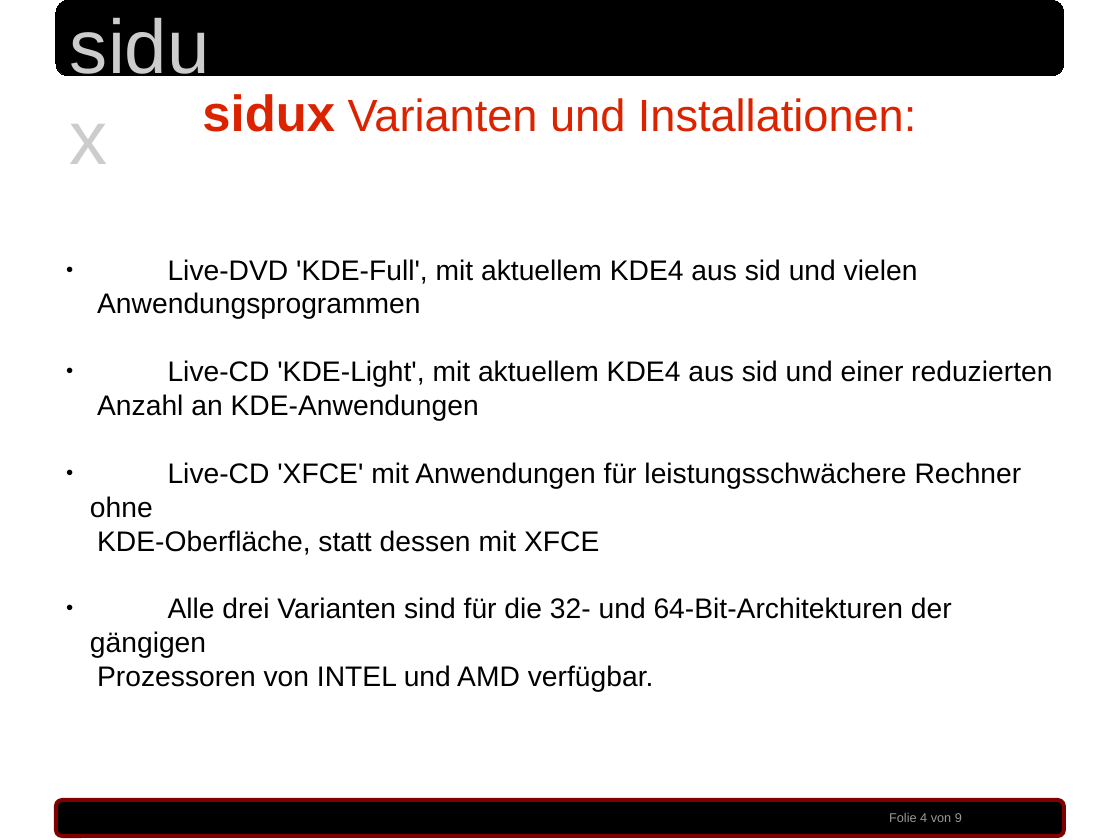
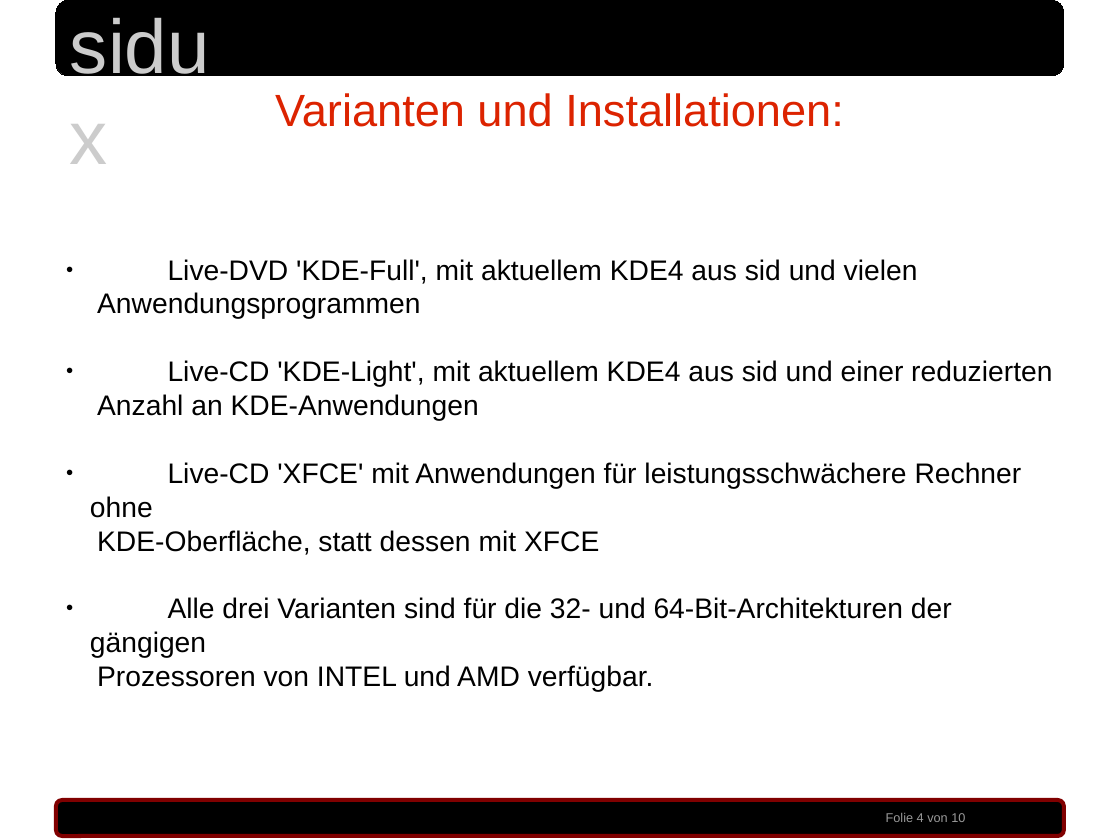
Before and after one commit to sidux-ev/praesentation, a slide deck: slide 4 of bin/froscon_2010.odp. Drawn at 1120x840 pixels with LibreOffice and Linux fonts; fonts in the diff are those of the drawing; background and template pictures are left out. Boxes give left, top, right and bottom in pixels: in the first picture for what was removed or moved away, otherwise in the second. Text is boxed around its words. In the diff, an @@ line names an element or a change of style, - is before the commit and + after.

Commit message:
text in odp eingesetzt

```diff
--- a/bin/froscon_2010.odp
+++ b/bin/froscon_2010.odp
@@ text at <box>275,93,843,127</box>: text changed @@
-sidux Varianten und Installationen:
+Varianten und Installationen:
@@ text at <box>886,813,965,822</box>: text changed @@
-Folie 4 von 9
+Folie 4 von 10
```
Also in this commit, not shown: 7 other slides changed, 1 slide added.
